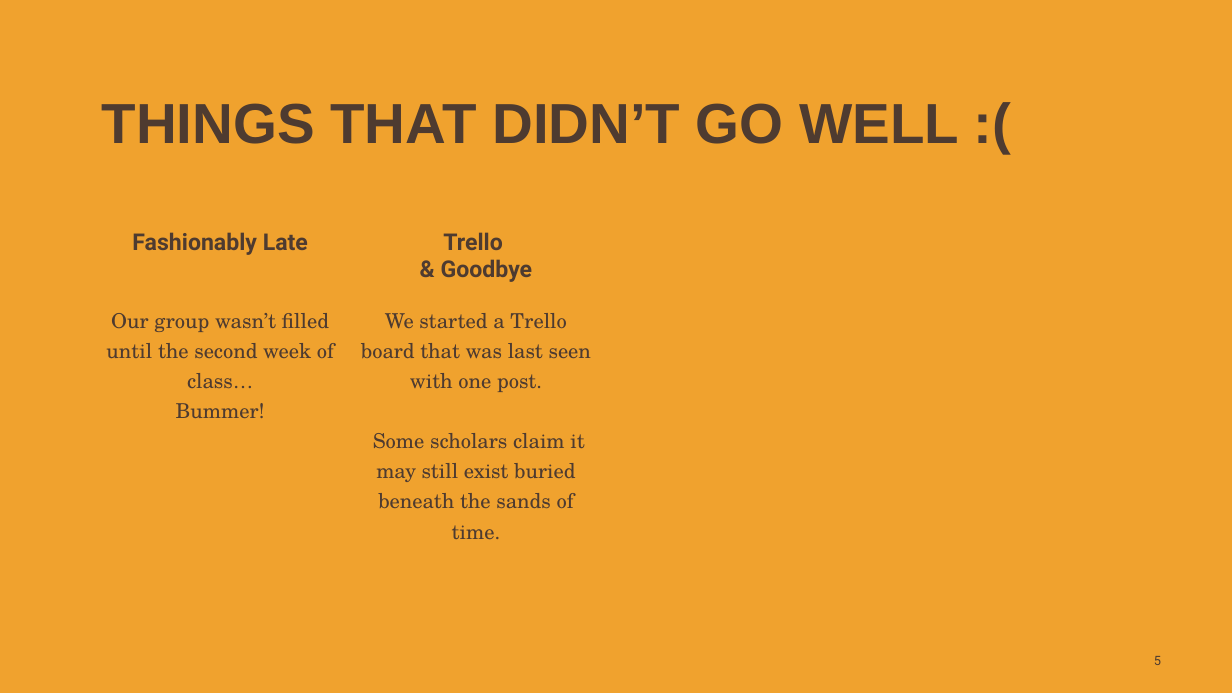
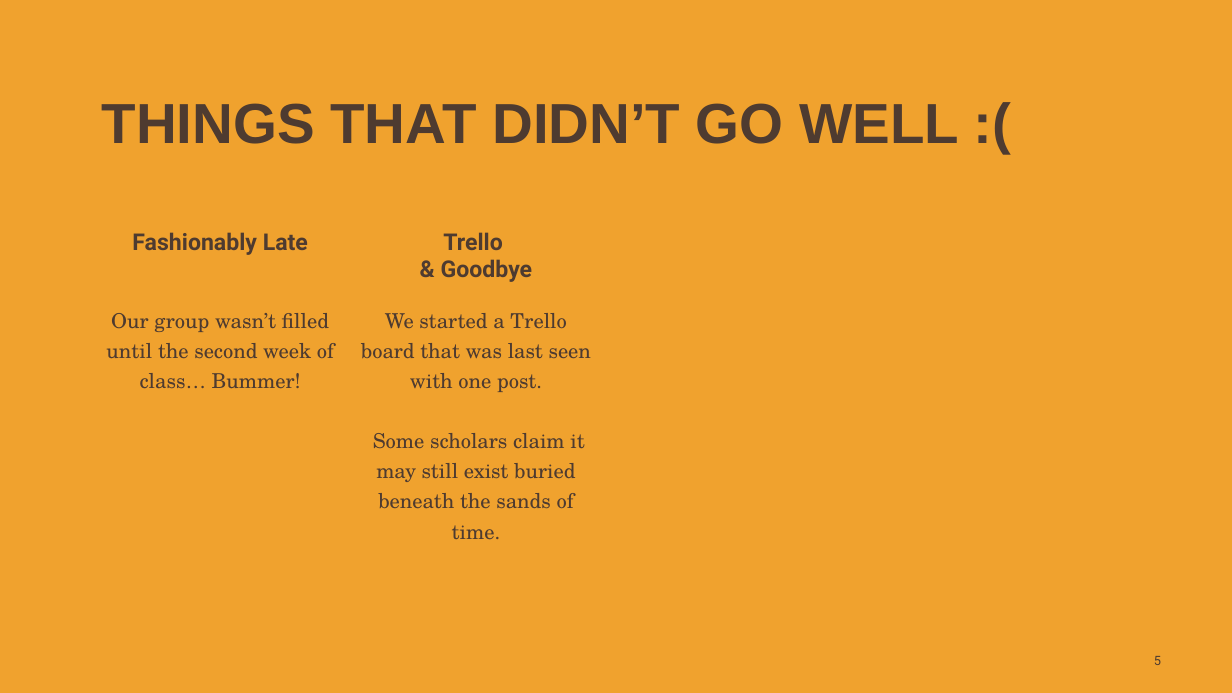
Before and after one commit to KalebOTB/ContactManager, a slide deck: slide 5 of Miscellaneous/Contact_Manager.pptx. Drawn at 1232x693 pixels with LibreOffice and Linux fonts; fonts in the diff are those of the drawing; background and template pictures are left out. Boxes give left, top, right and bottom in pixels: in the first picture for what was removed or moved away, otherwise in the second. Text is boxed around its words. In the diff, an @@ line names an element or a change of style, - is before the commit and + after.

Commit message:
Updates

```diff
--- a/Miscellaneous/Contact_Manager.pptx
+++ b/Miscellaneous/Contact_Manager.pptx
@@ table at [92,225,1116,594] @@
-row 2, column 1: Our group wasn’t filled until the second week of class… / Bummer!
+row 2, column 1: Our group wasn’t filled until the second week of class… Bummer!
```
Also in this commit, not shown: 2 other slides changed.
